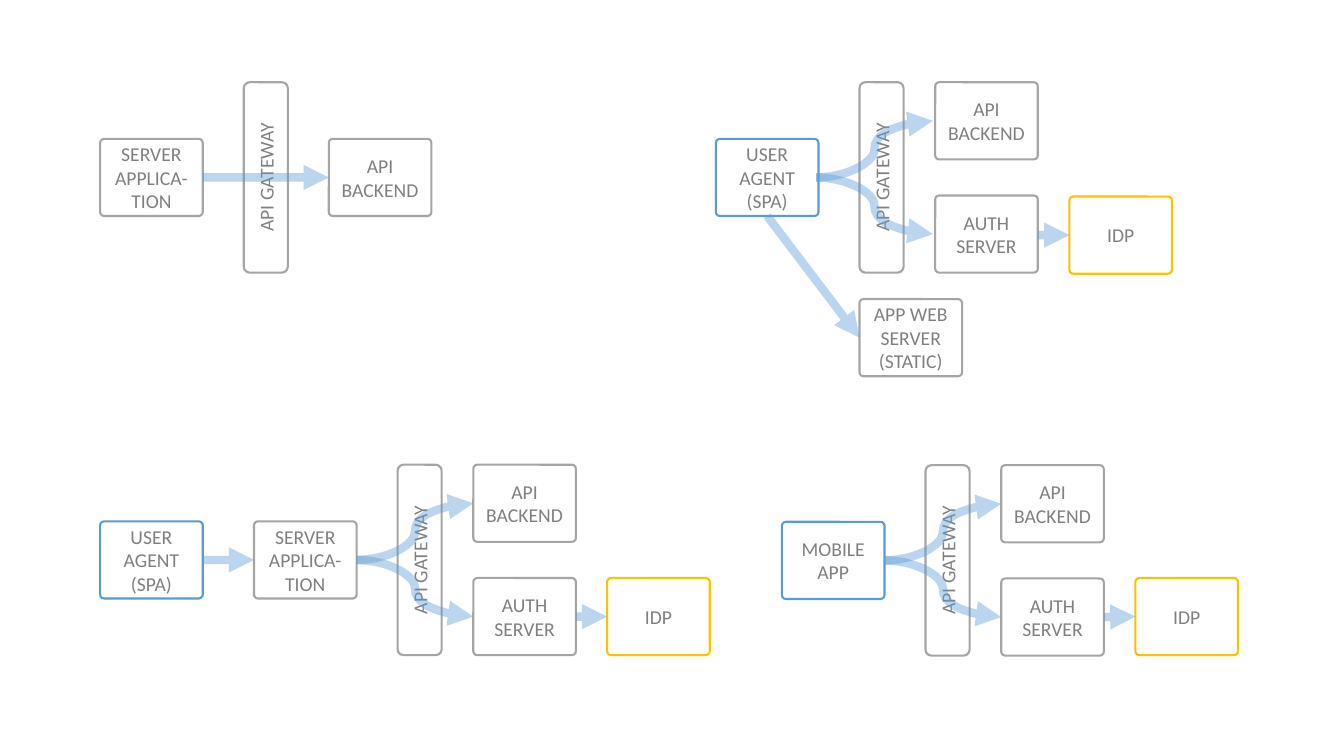
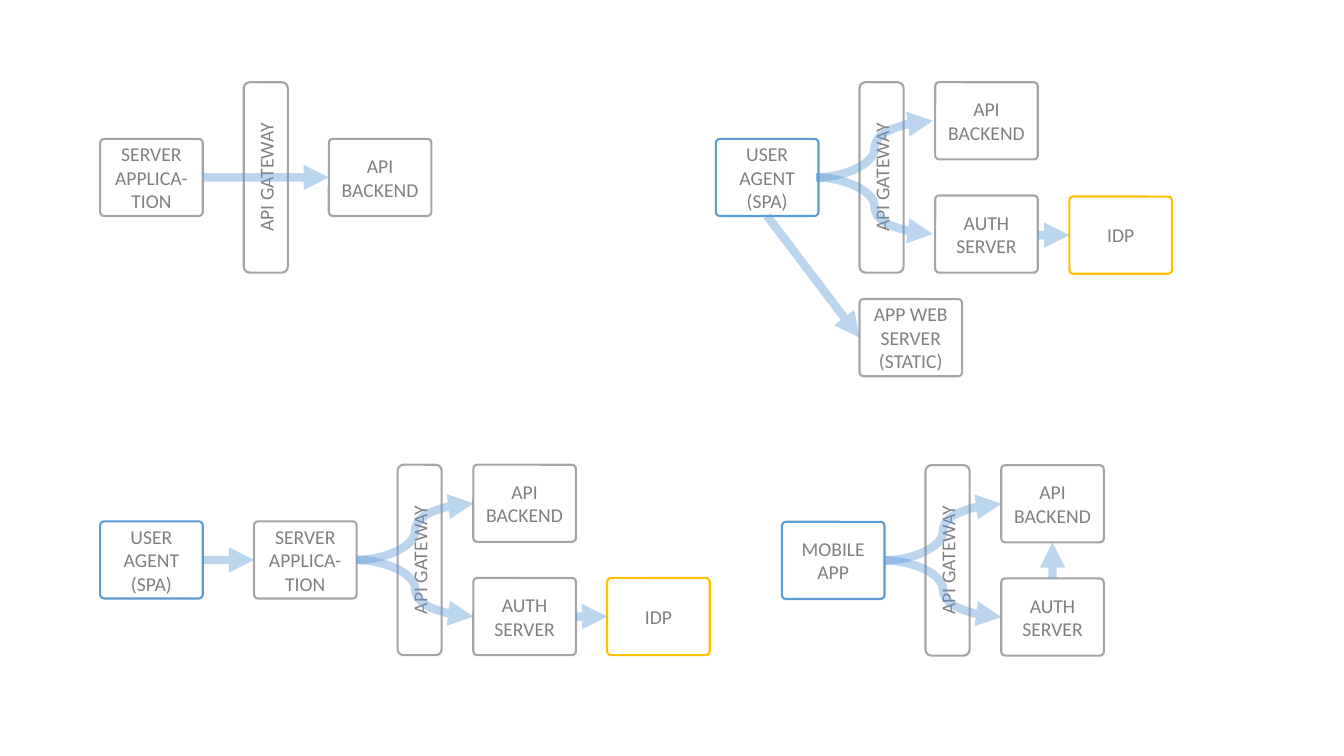
Before and after one commit to Haufe-Lexware/wicked.haufe.io, a slide deck: slide 23 of doc/architecture-illustrations.pptx. Drawn at 1344x756 pixels with LibreOffice and Linux fonts; fonts in the diff are those of the drawing. Boxes give left, top, right and bottom in pixels: in the first picture for what was removed or moved away, otherwise in the second. Text is boxed around its words. In the diff, an @@ line names an element or a change of style, - is before the commit and + after.

```diff
--- a/doc/architecture-illustrations.pptx
+++ b/doc/architecture-illustrations.pptx
@@ arrow moved from (1104, 617) - (1135, 617) to (1053, 579) - (1053, 542) @@
@@ rounded rectangle removed at [1135,578,1238,655] @@
-IDP
```
Also in this commit, not shown: 2 other slides changed, 1 other file.
